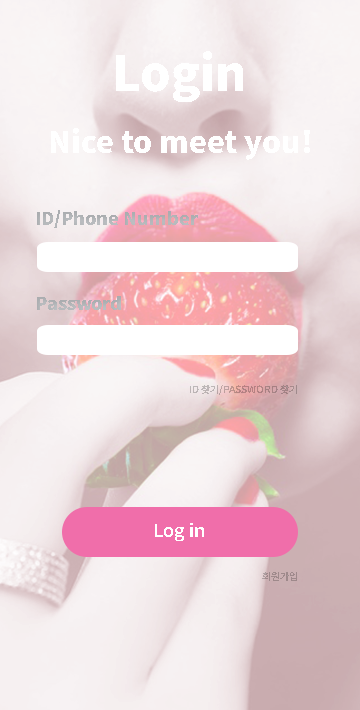
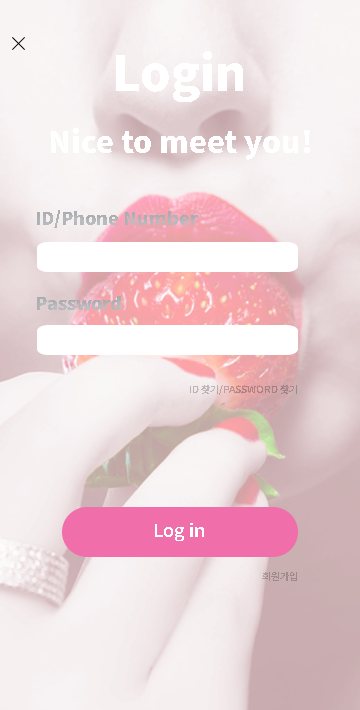
Before/after of a 360px x 710px layered artwork. What changed in the layer stack:
added group "exit" with 2 layers above "Column" over box(12, 37, 25, 50)
added layer "Shape 2" in group "exit" over box(12, 37, 25, 50)
added layer "Shape 1" in group "exit" over box(12, 37, 25, 50)
